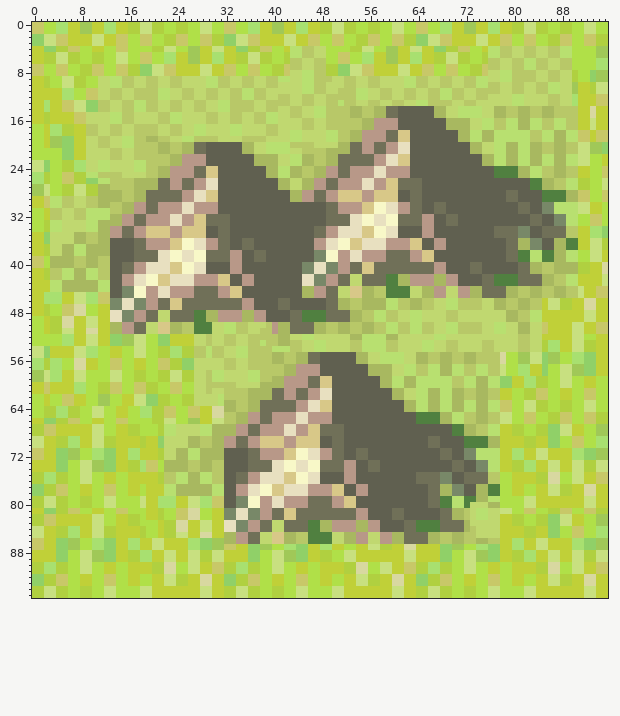
Edited in one commit: sprite sheet (src/game/images/tileM3.png). That is the earlier state.
The file is 96x96 pixels. Colours within 5 levels of each other are drawn and written as one.
After the commit:
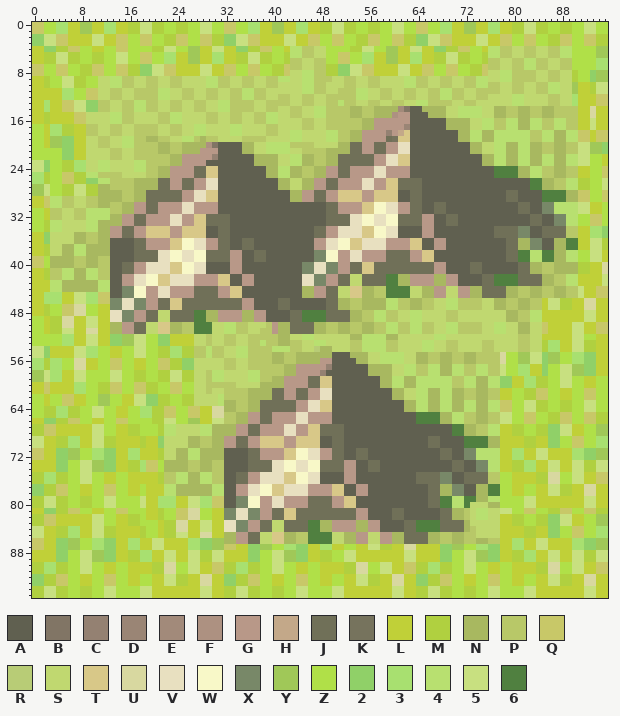
Palette (. is transparent): A #606050  B #817565  C #948172  D #9a8575  E #a28a7a  F #ad9181  G #b89888  H #c3a889  J #707058  K #76735d  L #c0d038  M #b0d040  N #a8b860  P #b8c868  Q #c8c868  R #b8cc76  S #c0d870  T #d8c888  U #d8d8a0  V #e8e0c0  W #f8f8c8  X #788868  Y #a0c858  Z #b0e048  2 #90d068  3 #a8e070  4 #b8e070  5 #c8e080  6 #508040
The edit:
@@ x 25..68 @@
 13 SSPPSS44PPPPSSPPPPSSPPSSPP4PPSSPPSSPPSS44PPP
-14 SSPPSS44PPPPSSPPSSPPSS44PPPPNNPPNNJJAAAAAANN
-15 SSSSPPSSPPSSPP44SSPPSS44PPPPNNPPNNJJAAAAAANN
-16 SSSSPPSSPPSSPP44SSSSPPSSPPPPPPNNGGGGAAAAAAAA
-17 SS44SSSS44SSSSPPSSSSPPSSPPPPPPNNGGGGAAAAAAAA
-18 SS44SSSS44SSSSPPSS44SSSS44PPNNGGGGJJTTAAAAAA
-19 44PPPPSSSSPPPPSSSS44SSSS44PPNNGGGGJJTTAAAAAA
-20 NNJJAAAAAANNSS4444PPPPSSSSNNJJGGJJGGVVAAAAAA
-21 NNJJAAAAAANNSS4444SSPPPPNNNNJJGGJJGGVVAAAAAA
-22 GGGGAAAAAAAANNNNSS44NNPPNNJJJJJJGGVVTTAAAAAA
+14 SSPPSS44PPPPSSPPSSPPSS44PPPPNNPPNNNNEBAANNNN
+15 SSSSPPSSPPSSPP44SSPPSS44PPPPNNPPNNNFGGAAANNN
+16 SSSSPPSSPPSSPP44SSSSPPSSPPPPPPNNGGGGGGAAAAAA
+17 SS44SSSS44SSSSPPSSSSPPSSPPPPPPNNGGGGGDAAAAAA
+18 SS44SSSS44SSSSPPSS44SSSS44PPNNGGGGCGHTAAAAAA
+19 44PNPPSSSSPPPPSSSS44SSSS44PPNNGGGGJKTTAAAAAA
+20 NNNNFBAAAANNSS4444PPPPSSSSNNJJGGJJGGVVAAAAAA
+21 NNNGGGAAAANNSS4444SSPPPPNNNNJJGGJJGGVVAAAAAA
+22 GGGGGCAAAAAANNNNSS44NNPPNNJJJJJJGGVVTTAAAAAA
 23 GGGGAAAAAAAANNNNSS44NNPPNNJJJJJJGGVVTTAAAAAA
@@ x 44..55 @@
 53 PSS44SSSSPP4
-54 PSS44SSSSPP4
-55 NNJJAAAAAANN
-56 NNJJAAAAAANN
-57 GGGGAAAAAAAA
-58 GGGGAAAAAAAA
+54 PSSRNNSSSPP4
+55 NNNNNNAAANNN
+56 NNNNGGAAAANN
+57 GGGGGCAAAAAA
+58 GGGGCAAAAAAA
 59 GGJJTTAAAAAA
Boxes around the changes in both pictures, in picture pixels (x1, y1, x2, y2):
changed: (386, 106, 434, 142)
changed: (194, 136, 218, 160)
changed: (308, 346, 356, 376)
